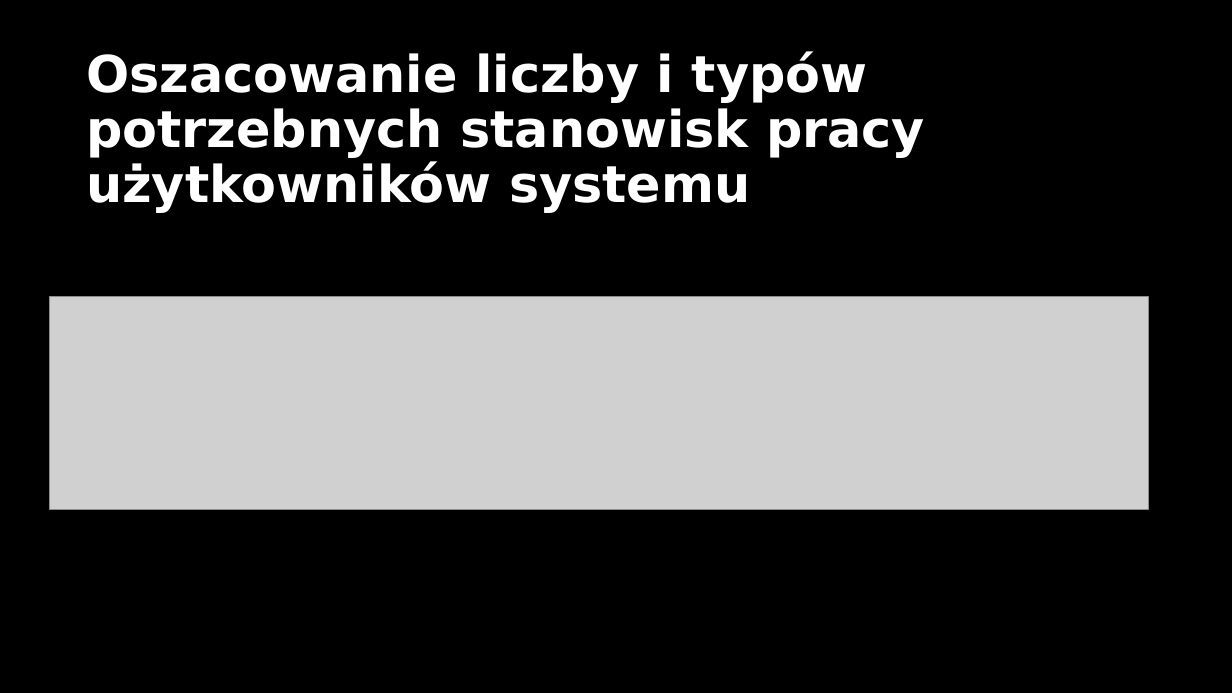
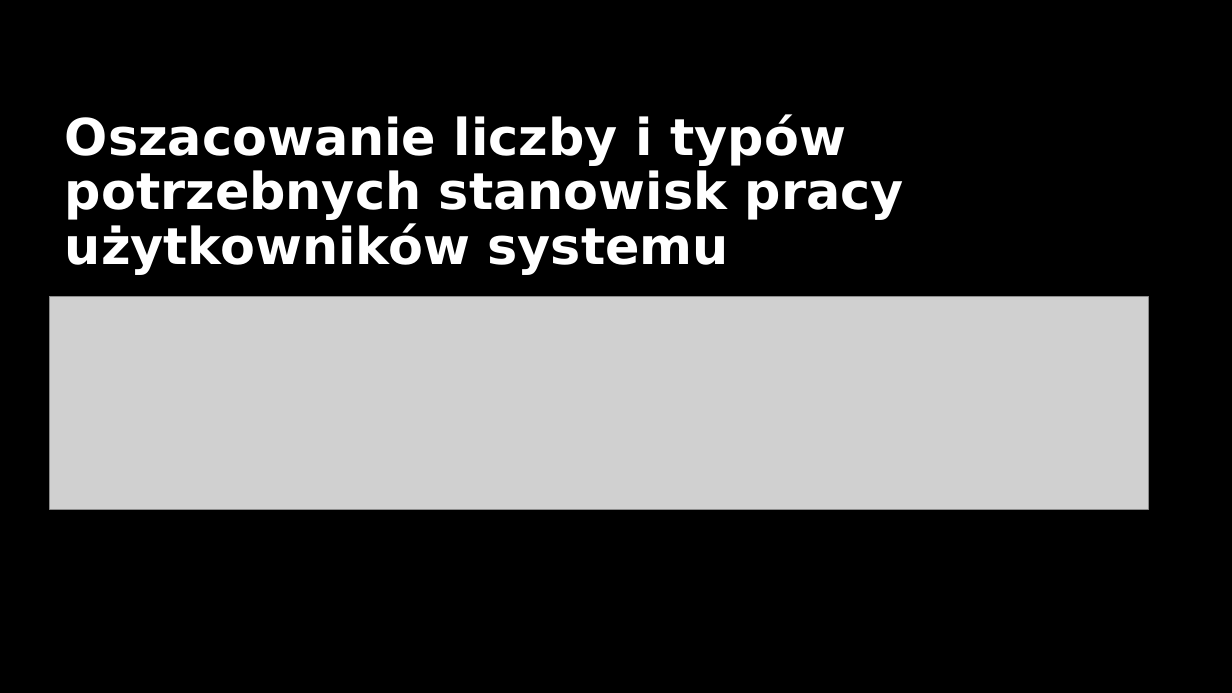
Before and after one commit to jonatanalimowski/io_projekt, a slide deck: slide 9 of IO-Projekt.pptx (slide 10 before the commit). Drawn at 1232x693 pixels with LibreOffice and Linux fonts; fonts in the diff are those of the drawing; grey boxes stand for pictures. Boxes give left, top, right and bottom in pixels: in the first picture for what was removed or moved away, otherwise in the second. Text is boxed around its words. In the diff, an @@ line names an element or a change of style, - is before the commit and + after.

```diff
--- a/IO-Projekt.pptx
+++ b/IO-Projekt.pptx
@@ title "Oszacowanie liczby i typów potrzebnych ...": place and size @@
-title "Oszacowanie liczby i typów potrzebnych ..." at bbox=[86, 51, 925, 213]
+title "Oszacowanie liczby i typów potrzebnych ..." at bbox=[65, 114, 904, 275]
```
Also in this commit, not shown: 6 other slides changed, 3 slides added, 4 slides removed, 1 other file.
